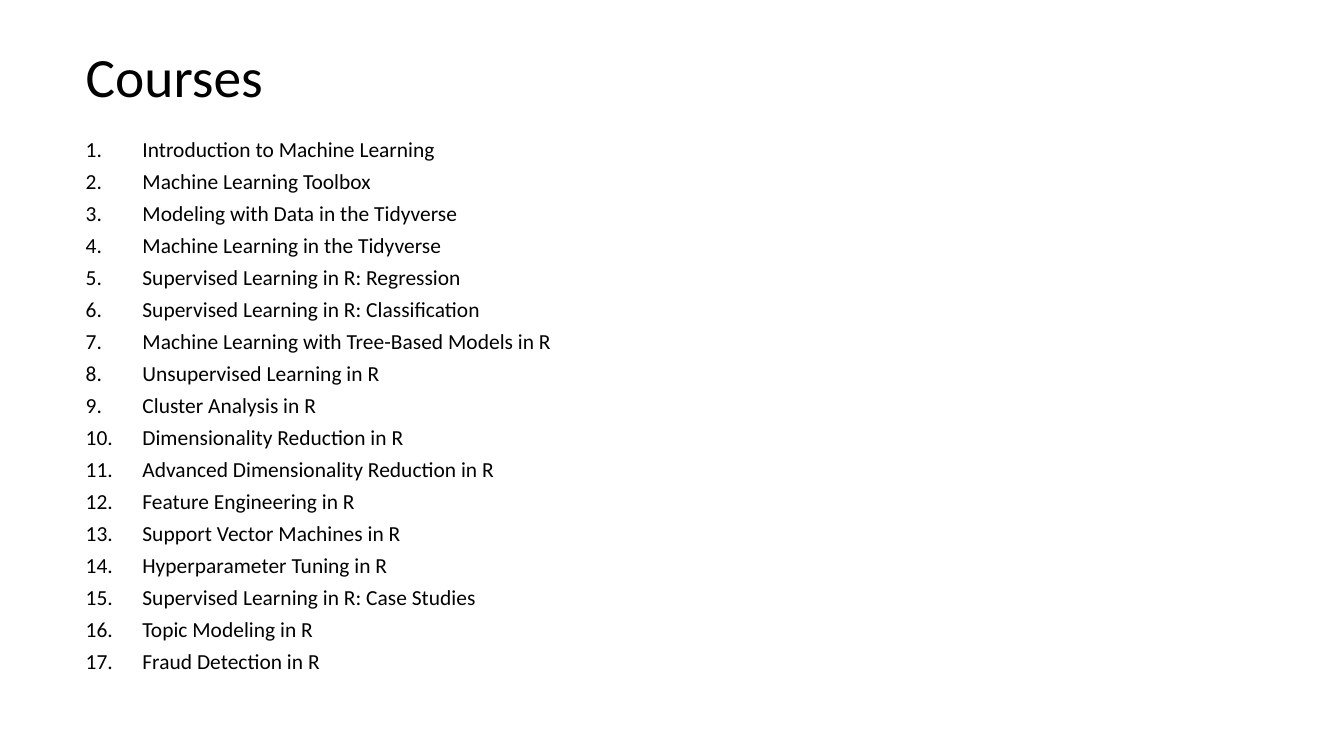
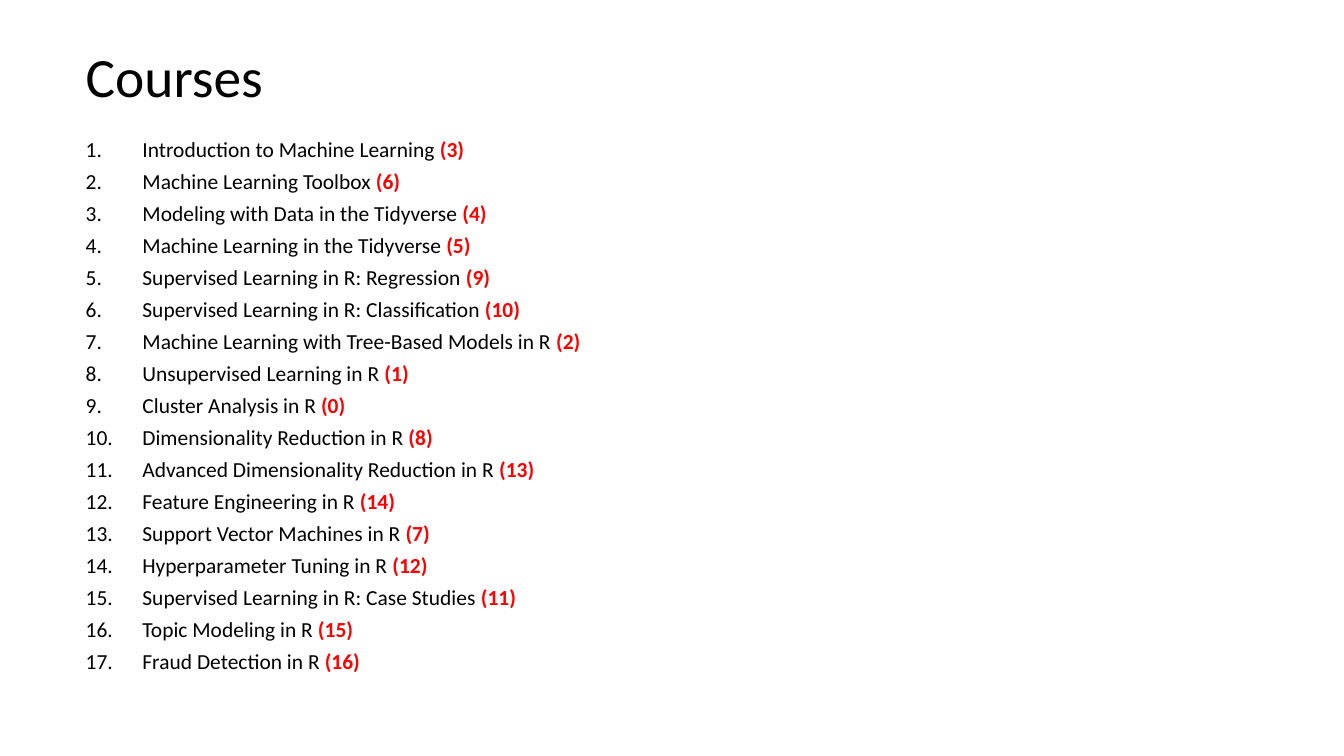
Before and after one commit to parcap/business-education, a slide deck: slide 2 of Track - Machine Learning/Machine Learning Curriculum.pptx. Drawn at 1344x756 pixels with LibreOffice and Linux fonts; fonts in the diff are those of the drawing. Boxes give left, top, right and bottom in pixels: in the first picture for what was removed or moved away, otherwise in the second. Text is boxed around its words. In the diff, an @@ line names an element or a change of style, - is before the commit and + after.

```diff
--- a/Track - Machine Learning/Machine Learning Curriculum.pptx
+++ b/Track - Machine Learning/Machine Learning Curriculum.pptx
@@ text at bbox=[142, 141, 580, 672]: text changed @@
-1. Introduction to Machine Learning
-2. Machine Learning Toolbox
-3. Modeling with Data in the Tidyverse
-4. Machine Learning in the Tidyverse
-5. Supervised Learning in R: Regression
-6. Supervised Learning in R: Classification
-7. Machine Learning with Tree-Based Models in R
-8. Unsupervised Learning in R
-9. Cluster Analysis in R
-10. Dimensionality Reduction in R
-11. Advanced Dimensionality Reduction in R
-12. Feature Engineering in R
-13. Support Vector Machines in R
-14. Hyperparameter Tuning in R
-15. Supervised Learning in R: Case Studies
-16. Topic Modeling in R
-17. Fraud Detection in R
+1. Introduction to Machine Learning (3)
+2. Machine Learning Toolbox (6)
+3. Modeling with Data in the Tidyverse (4)
+4. Machine Learning in the Tidyverse (5)
+5. Supervised Learning in R: Regression (9)
+6. Supervised Learning in R: Classification (10)
+7. Machine Learning with Tree-Based Models in R (2)
+8. Unsupervised Learning in R (1)
+9. Cluster Analysis in R (0)
+10. Dimensionality Reduction in R (8)
+11. Advanced Dimensionality Reduction in R (13)
+12. Feature Engineering in R (14)
+13. Support Vector Machines in R (7)
+14. Hyperparameter Tuning in R (12)
+15. Supervised Learning in R: Case Studies (11)
+16. Topic Modeling in R (15)
+17. Fraud Detection in R (16)
```
Also in this commit, not shown: 1 other file.
